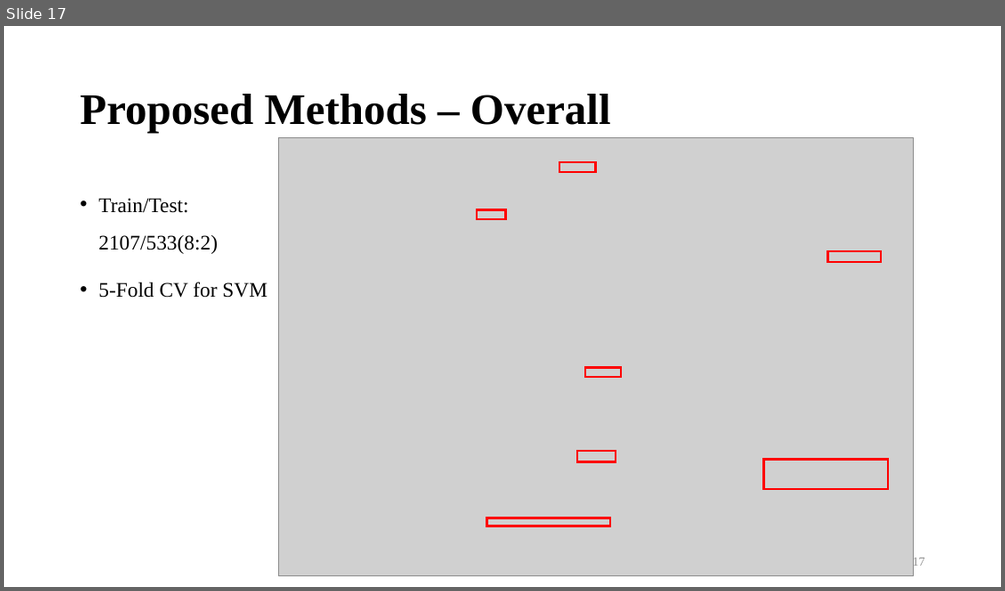
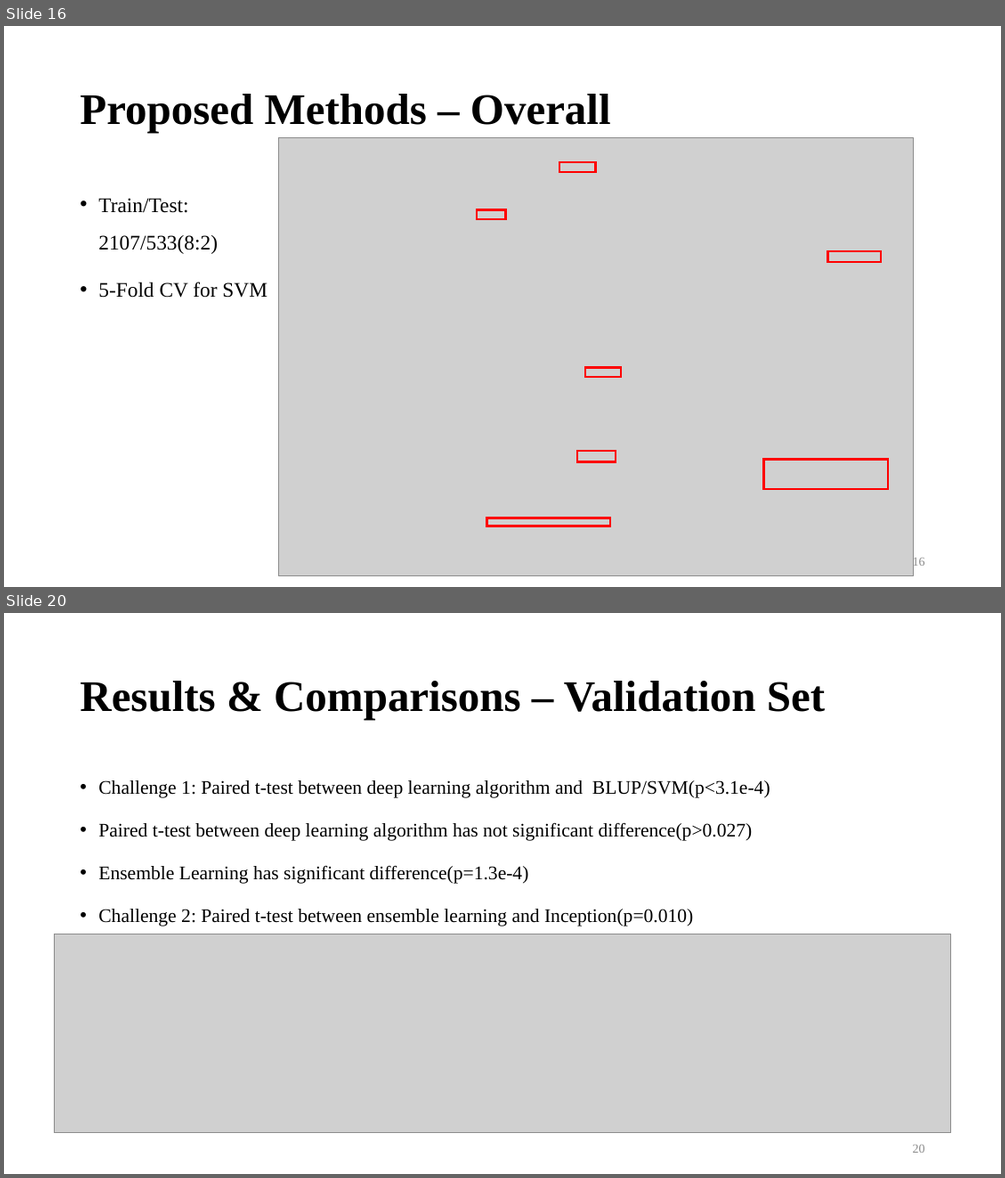
Before and after one commit to bernie6401/NTU_ML, a slide deck: Final Project/Final Paper/HO-Ensemble Learning for Brain Age Prediction.pptx. Shown one above the other, each under a label of ours: slide 17 before the commit, slides 16 and 20 after it; the slides between them are not shown. The pictures are 1005x591 and 1005x1178 pixels, drawn with LibreOffice and Linux fonts; fonts in the diff are those of the drawing; grey boxes stand for pictures; background and template pictures are left out. Boxes give left, top, right and bottom in pixels: in the first picture for what was removed or moved away, otherwise in the second. Text is boxed around its words. In the diff, an @@ line names an element or a change of style, - is before the commit and + after.

```diff
--- a/Final Project/Final Paper/HO-Ensemble Learning for Brain Age Prediction.pptx
+++ b/Final Project/Final Paper/HO-Ensemble Learning for Brain Age Prediction.pptx
@@ slide 20 added at box(4, 613, 1001, 1174), background #FFFFFF @@
@@ title added at box(80, 681, 825, 720), 42 pt, text #000000, bold @@
+Results & Comparisons – Validation Set
@@ text added at box(98, 780, 770, 926), 18.5 pt, text #000000 @@
+• Challenge 1: Paired t-test between deep learning algorithm and BLUP/SVM(p<3.1e-4)
+• Paired t-test between deep learning algorithm has not significant difference(p>0.027)
+• Ensemble Learning has significant difference(p=1.3e-4)
+• Challenge 2: Paired t-test between ensemble learning and Inception(p=0.010)
@@ picture added at box(54, 933, 952, 1133) @@
@@ page number added at box(913, 1144, 925, 1152), 12 pt, text #8C8C8C @@
+20
@@ what was slide 17 is now slide 16 @@
@@ page number at box(913, 556, 925, 568): text changed @@
-17
+16
```
Also in this commit, not shown: 6 slides changed, 5 other slides added, 1 other file.
